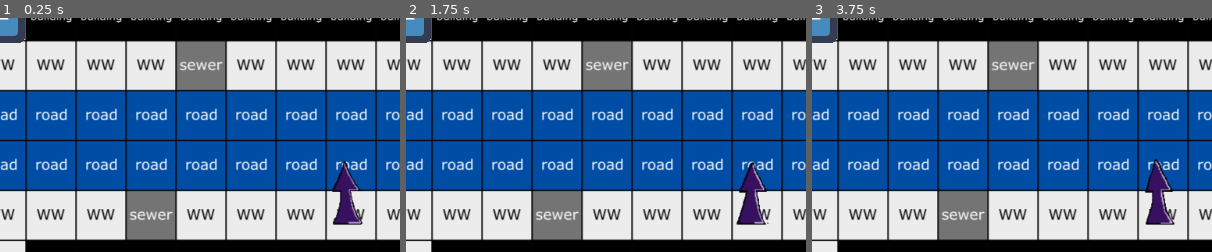
Above: before the commit, frames 1-3 (left to right).
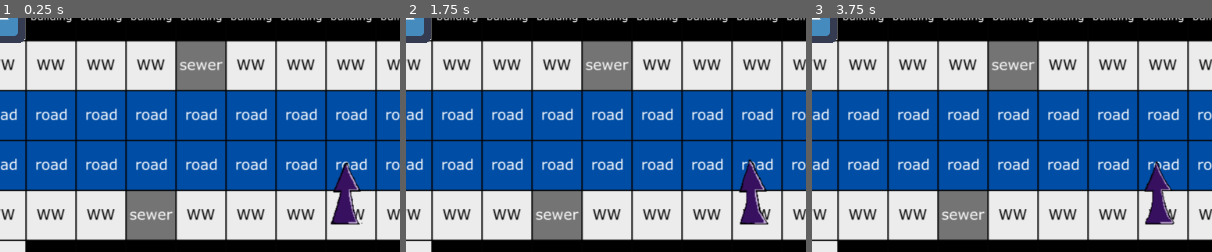
Above: after the commit, the same moments.

Repository: ludum-rlyeh/LD46
Game: Godot game, scene res://Scenes/Main.tscn
Two runs of this game, one before a commit and one after it. Both use one fixed random seed, a clock stepped at 60 frames per second and the inputs below. The engine's default icon, where the game draws it, is replaced by a stand-in: a white triangle on a blue panel in a dark square.
Inputs:
- Up to frame 1 (0.25 s): no input
- Up to frame 2 (1.75 s): tap Enter at 0.5 s
- Up to frame 3 (3.75 s): no input
The pictures show only the part of the screen within x 50-100%, y 50-100%; the shares and areas given below are measured in that part.

The runs differ from the first frame. In frame 1, 0.6% of the frame differs, in the area x 82-91%, y 61-89%; in frame 2, 0.5%; in frame 3, 0.5%.

Commit message:
Remove hud from game

Diff:
--- a/Scenes/HUD/Direction.tscn
+++ b/Scenes/HUD/Direction.tscn
@@ -47,5 +47,4 @@
 position = Vector2( 3.74619, -1.0217 )
 frames = SubResource( 6 )
 animation = "fleche"
-frame = 2
 playing = true
--- a/Scenes/InGame/Game.tscn
+++ b/Scenes/InGame/Game.tscn
@@ -1,8 +1,7 @@
-[gd_scene load_steps=4 format=2]
+[gd_scene load_steps=3 format=2]
 
 [ext_resource path="res://Scenes/InGame/Levels/TestLevel.tscn" type="PackedScene" id=1]
 [ext_resource path="res://Scenes/InGame/Characters/BlindGuy.tscn" type="PackedScene" id=2]
-[ext_resource path="res://Scenes/HUD/HUD.tscn" type="PackedScene" id=3]
 
 [node name="Game" type="Node2D"]
 
@@ -18,6 +17,4 @@
 position = Vector2( -2.6326, 68.1571 )
 current = true
 
-[node name="HUD" parent="BlindGuy/Harness/Doggo" index="3" instance=ExtResource( 3 )]
-
 [editable path="BlindGuy"]
